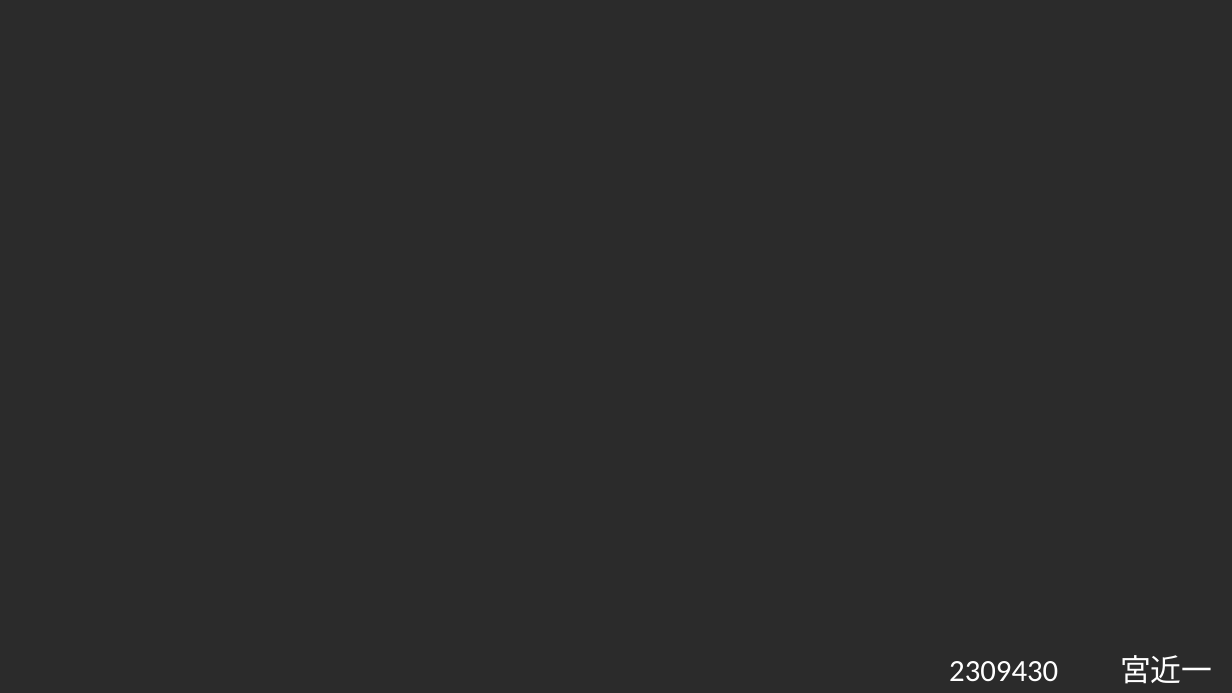
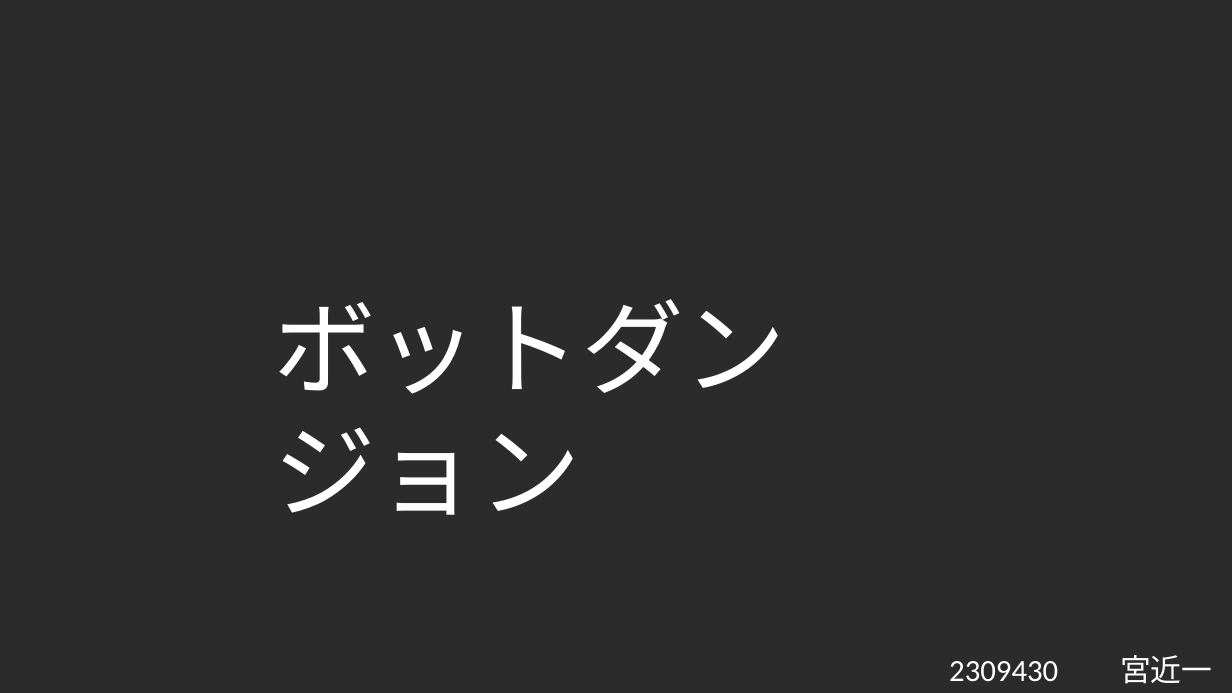
Before and after one commit to ster1271/JobGame, a slide deck: slide 1 of data/就職作品企画書_宮近一星.pptx. Drawn at 1232x693 pixels with LibreOffice and Linux fonts; fonts in the diff are those of the drawing; background and template pictures are left out; a plain dark background stands for a picture behind light text. Boxes give left, top, right and bottom in pixels: in the first picture for what was removed or moved away, otherwise in the second. Text is boxed around its words. In the diff, an @@ line names an element or a change of style, - is before the commit and + after.

```diff
--- a/data/就職作品企画書_宮近一星.pptx
+++ b/data/就職作品企画書_宮近一星.pptx
@@ text added at (273, 299, 786, 515), 80 pt, text #FFFFFF @@
+ボットダンジョン
```
Also in this commit, not shown: 1 other slide changed.
